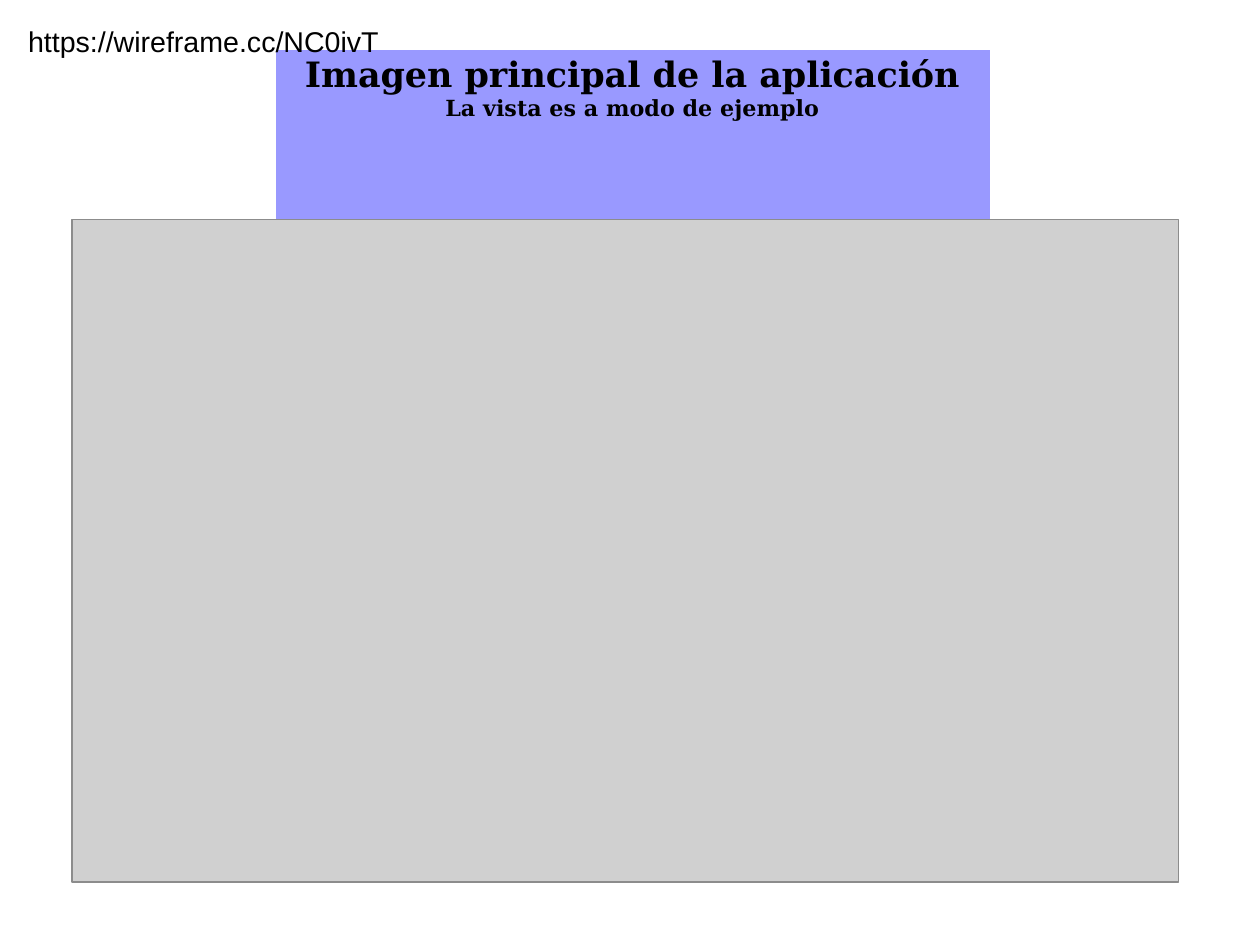
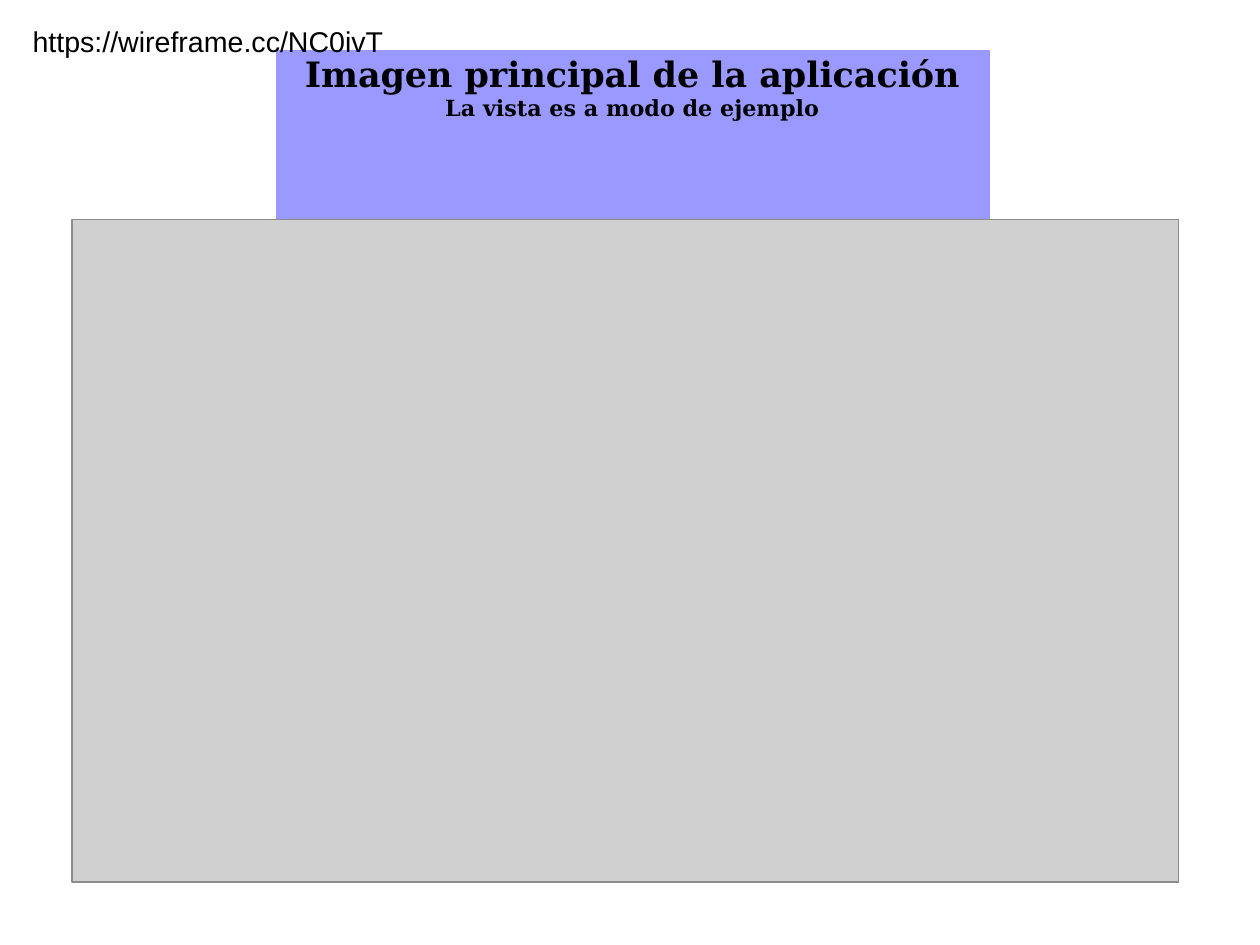
Before and after one commit to mariomaidana/MeteleOnda, a slide deck: slide 1 of MockupsLaboratrio/PresentacionMockupsLaboratori.odp. Drawn at 1260x945 pixels with LibreOffice and Linux fonts; fonts in the diff are those of the drawing; grey boxes stand for pictures. Boxes give left, top, right and bottom in pixels: in the first picture for what was removed or moved away, otherwise in the second. Text is boxed around its words. In the diff, an @@ line names an element or a change of style, - is before the commit and + after.

```diff
--- a/MockupsLaboratrio/PresentacionMockupsLaboratori.odp
+++ b/MockupsLaboratrio/PresentacionMockupsLaboratori.odp
@@ text "https://wireframe.cc/NC0ivT": place and size @@
-text "https://wireframe.cc/NC0ivT" at <box>28,31,379,57</box>
+text "https://wireframe.cc/NC0ivT" at <box>33,31,384,57</box>
```
Also in this commit, not shown: 5 other files.
